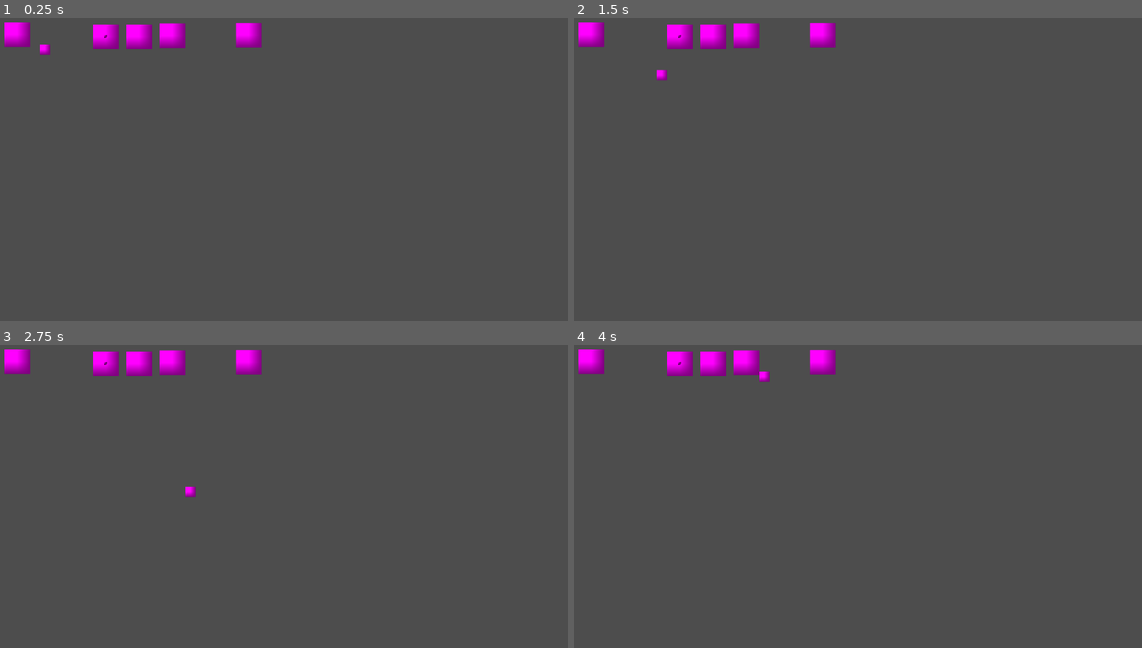
Above: before the commit, frames 1-4 (two rows, left to right).
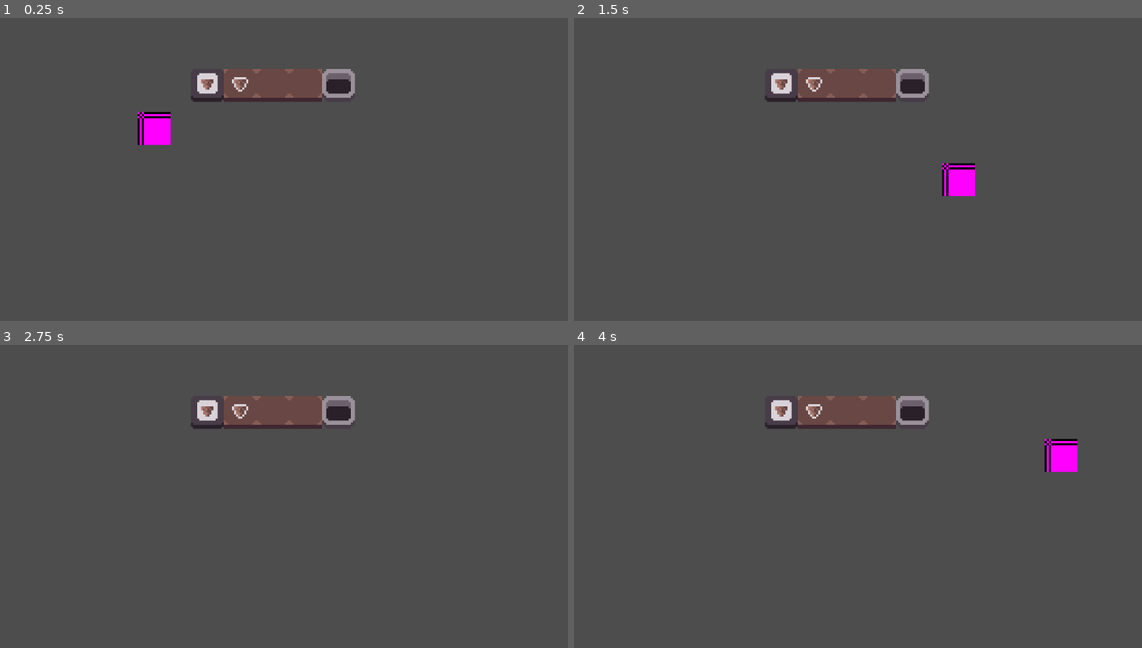
Above: after the commit, the same moments.

Repository: ToBinio/ice-truck
Game: Godot game, scene res://main.tscn
Same seed, same stepped clock (60 frames per second), same inputs: the game is played once before the commit and once after it.
Inputs:
- Up to frame 1 (0.25 s): no input
- Up to frame 2 (1.5 s): tap Enter at 0.5 s; hold Right (right) 0.53-1.28 s; hold E (interact) 0.53-1.28 s; hold Down (down) from 1.28 s (still down); tap E (interact) at 1.35 s
- Up to frame 3 (2.75 s): release Down (down) at 2.03 s; hold Right (right) from 2.03 s (still down); hold E (interact) from 2.03 s (still down)
- Up to frame 4 (4 s): release Right (right) at 2.78 s; release E (interact) at 2.78 s; hold Up (up) 2.78-3.53 s; tap E (interact) at 2.85 s; hold Left (left) from 3.53 s (still down); hold E (interact) from 3.53 s (still down)

The runs differ from the first frame. In frame 1, 5.2% of the frame differs, in the area x 0-63%, y 1-42%; in frame 2, 5.2%; in frame 3, 4.6%; in frame 4, 5.2%.

Commit message:
basic textures

Diff:
--- a/Interactables/Interactable.tscn
+++ b/Interactables/Interactable.tscn
@@ -3,15 +3,15 @@
 [ext_resource type="Script" uid="uid://clpjnytcxurqt" path="res://Interactables/interactable.gd" id="1_nuwr0"]
 
 [sub_resource type="PlaceholderTexture2D" id="PlaceholderTexture2D_nuwr0"]
+size = Vector2(16, 16)
 
 [sub_resource type="RectangleShape2D" id="RectangleShape2D_78h5l"]
-size = Vector2(50, 50)
+size = Vector2(16, 16)
 
 [node name="Interactable" type="StaticBody2D"]
 script = ExtResource("1_nuwr0")
 
 [node name="Sprite2D" type="Sprite2D" parent="."]
-scale = Vector2(50.7224, 48.3321)
 texture = SubResource("PlaceholderTexture2D_nuwr0")
 
 [node name="CollisionShape2D" type="CollisionShape2D" parent="."]
--- a/Interactables/Spawner/Spawner.tscn
+++ b/Interactables/Spawner/Spawner.tscn
@@ -1,8 +1,18 @@
-[gd_scene load_steps=3 format=3 uid="uid://cpyehnysyejpv"]
+[gd_scene load_steps=5 format=3 uid="uid://cpyehnysyejpv"]
 
 [ext_resource type="PackedScene" uid="uid://ck4hakxpc68dk" path="res://Interactables/Interactable.tscn" id="1_7guo8"]
 [ext_resource type="Script" uid="uid://dk7x2y0fbumee" path="res://Interactables/Spawner/spawner.gd" id="2_d22e4"]
+[ext_resource type="Texture2D" uid="uid://r54l8puixg7m" path="res://Interactables/Spawner/spawner.png" id="3_7aaii"]
+[ext_resource type="Texture2D" uid="uid://be1o7dkscsijk" path="res://Items/Ingredient/Ingredients/Cone/cone.png" id="3_emw8u"]
 
 [node name="Interactable" instance=ExtResource("1_7guo8")]
 script = ExtResource("2_d22e4")
-item = null
+ingredient = null
+
+[node name="Sprite2D" parent="." index="0"]
+texture = ExtResource("3_7aaii")
+
+[node name="Ingredient" type="Sprite2D" parent="." index="2"]
+unique_name_in_owner = true
+position = Vector2(0, -1)
+texture = ExtResource("3_emw8u")
--- a/Interactables/Spawner/spawner.gd
+++ b/Interactables/Spawner/spawner.gd
@@ -1,7 +1,16 @@
 extends Interactable
 
-@export var item: ItemResource
+@export var ingredient: Ingredient
+@onready var ingredient_sprite: Sprite2D = %Ingredient
+
+func _ready() -> void:
+	ingredient_sprite.texture = ingredient.texture
 
 func interact(player: Player):
-	if not player.item:
-		player.item = item
+	if player.item:
+		return
+
+	var item = ItemResource.new()
+	item.ingredients.push_back(ingredient)
+
+	player.item = item
--- a/Interactables/Table/Table.tscn
+++ b/Interactables/Table/Table.tscn
@@ -1,8 +1,9 @@
-[gd_scene load_steps=4 format=3 uid="uid://cjpqguam1rh2i"]
+[gd_scene load_steps=5 format=3 uid="uid://cjpqguam1rh2i"]
 
 [ext_resource type="Script" uid="uid://bqpiq8ajqdrhi" path="res://Interactables/Table/table.gd" id="1_0lgxk"]
 [ext_resource type="PackedScene" uid="uid://ck4hakxpc68dk" path="res://Interactables/Interactable.tscn" id="1_4461c"]
 [ext_resource type="PackedScene" uid="uid://bgem4m2tr8uk0" path="res://Items/Holdable/ItemHoldable.tscn" id="3_mx5ah"]
+[ext_resource type="Texture2D" uid="uid://ca5t015nrq6l0" path="res://Interactables/Table/table.png" id="4_yb6yu"]
 
 [node name="Interactable" instance=ExtResource("1_4461c")]
 script = ExtResource("1_0lgxk")
@@ -10,3 +11,7 @@
 
 [node name="ItemHoldable" parent="." index="0" instance=ExtResource("3_mx5ah")]
 unique_name_in_owner = true
+position = Vector2(0, -1)
+
+[node name="Sprite2D" parent="." index="1"]
+texture = ExtResource("4_yb6yu")
--- a/Interactables/Trash/Trash.tscn
+++ b/Interactables/Trash/Trash.tscn
@@ -1,7 +1,11 @@
-[gd_scene load_steps=3 format=3 uid="uid://dtjflmog6ee8h"]
+[gd_scene load_steps=4 format=3 uid="uid://dtjflmog6ee8h"]
 
 [ext_resource type="PackedScene" uid="uid://ck4hakxpc68dk" path="res://Interactables/Interactable.tscn" id="1_da31b"]
 [ext_resource type="Script" uid="uid://dounxss4hss5f" path="res://Interactables/Trash/trash.gd" id="2_gh8ng"]
+[ext_resource type="Texture2D" uid="uid://bixkwd5mv01v6" path="res://Interactables/Trash/trash.png" id="3_jxmfd"]
 
 [node name="Interactable" instance=ExtResource("1_da31b")]
 script = ExtResource("2_gh8ng")
+
+[node name="Sprite2D" parent="." index="0"]
+texture = ExtResource("3_jxmfd")
--- a/Items/Holdable/item_holdable.gd
+++ b/Items/Holdable/item_holdable.gd
@@ -9,7 +9,9 @@
 			_item_node.free()
 
 		if item:
-			var scene = item.SCENE.instantiate() as Node
+			var scene = item.SCENE.instantiate() as Item
+			scene.resource = item
+
 			_item_node = scene
 			add_child(scene)
 
--- /dev/null
+++ b/Items/Ingredient/Ingredients/Cone/cone.tres
@@ -0,0 +1,10 @@
+[gd_resource type="Resource" script_class="Ingredient" load_steps=3 format=3 uid="uid://b4eeu8gem8aqi"]
+
+[ext_resource type="Script" uid="uid://btad234b4ron5" path="res://Items/Ingredient/ingredient.gd" id="1_q7cu6"]
+[ext_resource type="Texture2D" uid="uid://be1o7dkscsijk" path="res://Items/Ingredient/Ingredients/Cone/cone.png" id="2_yc4w3"]
+
+[resource]
+script = ExtResource("1_q7cu6")
+name = "Cone"
+texture = ExtResource("2_yc4w3")
+metadata/_custom_type_script = "uid://btad234b4ron5"
--- a/Items/Ingredient/Ingredients/cone.tres
+++ /dev/null
@@ -1,7 +0,0 @@
-[gd_resource type="Resource" script_class="Ingredient" load_steps=2 format=3 uid="uid://b4eeu8gem8aqi"]
-
-[ext_resource type="Script" uid="uid://btad234b4ron5" path="res://Items/Ingredient/ingredient.gd" id="1_j5xv3"]
-
-[resource]
-script = ExtResource("1_j5xv3")
-metadata/_custom_type_script = "uid://btad234b4ron5"
--- a/Items/Ingredient/ingredient.gd
+++ b/Items/Ingredient/ingredient.gd
@@ -1,2 +1,5 @@
 extends Resource
 class_name Ingredient
+
+@export var name: String
+@export var texture: Texture
--- a/Items/Item.tscn
+++ b/Items/Item.tscn
@@ -10,4 +10,5 @@
 script = ExtResource("1_pwpfw")
 
 [node name="Sprite2D" type="Sprite2D" parent="."]
+unique_name_in_owner = true
 texture = SubResource("PlaceholderTexture2D_38ins")
--- a/Items/item.gd
+++ b/Items/item.gd
@@ -1,4 +1,10 @@
 extends Node2D
 class_name Item
 
+@onready var sprite_2d: Sprite2D = %Sprite2D
+
 @export var resource: ItemResource
+
+func _ready() -> void:
+	if(resource and resource.ingredients[0]):
+		sprite_2d.texture = resource.ingredients[0].texture
--- a/Items/item_resource.gd
+++ b/Items/item_resource.gd
@@ -1,6 +1,6 @@
 extends Resource
 class_name ItemResource
 
-@export var ingredients: Array[Ingredient]
+@export var ingredients: Array[Ingredient] = []
 
 const SCENE = preload("res://Items/Item.tscn")
--- a/main.tscn
+++ b/main.tscn
@@ -1,10 +1,10 @@
-[gd_scene load_steps=10 format=3 uid="uid://cn1syn1671361"]
+[gd_scene load_steps=9 format=3 uid="uid://cn1syn1671361"]
 
 [ext_resource type="PackedScene" uid="uid://767e7mgf23rr" path="res://player/player.tscn" id="1_ig7tw"]
 [ext_resource type="PackedScene" uid="uid://cjpqguam1rh2i" path="res://Interactables/Table/Table.tscn" id="2_0xm2m"]
 [ext_resource type="Script" uid="uid://btad234b4ron5" path="res://Items/Ingredient/ingredient.gd" id="3_1bvp3"]
 [ext_resource type="Script" uid="uid://bipvtd5t5b2mo" path="res://Items/item_resource.gd" id="3_h2yge"]
-[ext_resource type="Resource" uid="uid://b4eeu8gem8aqi" path="res://Items/Ingredient/Ingredients/cone.tres" id="4_lquwl"]
+[ext_resource type="Resource" uid="uid://b4eeu8gem8aqi" path="res://Items/Ingredient/Ingredients/Cone/cone.tres" id="4_lquwl"]
 [ext_resource type="PackedScene" uid="uid://dtjflmog6ee8h" path="res://Interactables/Trash/Trash.tscn" id="6_7mycd"]
 [ext_resource type="PackedScene" uid="uid://cpyehnysyejpv" path="res://Interactables/Spawner/Spawner.tscn" id="7_272bh"]
 
@@ -13,29 +13,27 @@
 ingredients = Array[ExtResource("3_1bvp3")]([ExtResource("4_lquwl")])
 metadata/_custom_type_script = "uid://bipvtd5t5b2mo"
 
-[sub_resource type="Resource" id="Resource_272bh"]
-script = ExtResource("3_h2yge")
-ingredients = Array[ExtResource("3_1bvp3")]([])
-metadata/_custom_type_script = "uid://bipvtd5t5b2mo"
-
 [node name="Node2D" type="Node2D"]
 
 [node name="Player" parent="." instance=ExtResource("1_ig7tw")]
-position = Vector2(131, 118)
+position = Vector2(-58, -13)
 
 [node name="Table2" parent="." instance=ExtResource("2_0xm2m")]
-position = Vector2(315, 93)
+position = Vector2(0, -34)
 
 [node name="Table3" parent="." instance=ExtResource("2_0xm2m")]
-position = Vector2(380, 91)
+position = Vector2(16, -34)
 
 [node name="Table" parent="." instance=ExtResource("2_0xm2m")]
-position = Vector2(250, 93)
+position = Vector2(-16, -34)
 item = SubResource("Resource_1bvp3")
 
 [node name="Trash" parent="." instance=ExtResource("6_7mycd")]
-position = Vector2(529, 90)
+position = Vector2(32, -34)
 
 [node name="Spawner" parent="." instance=ExtResource("7_272bh")]
-position = Vector2(77, 89)
-item = SubResource("Resource_272bh")
+position = Vector2(-32, -34)
+ingredient = ExtResource("4_lquwl")
+
+[node name="Camera2D" type="Camera2D" parent="."]
+zoom = Vector2(4, 4)
--- a/player/player.tscn
+++ b/player/player.tscn
@@ -4,15 +4,17 @@
 [ext_resource type="PackedScene" uid="uid://bgem4m2tr8uk0" path="res://Items/Holdable/ItemHoldable.tscn" id="2_rkbax"]
 
 [sub_resource type="PlaceholderTexture2D" id="PlaceholderTexture2D_sh265"]
+size = Vector2(16, 16)
 
 [sub_resource type="CircleShape2D" id="CircleShape2D_sh265"]
+radius = 8.0
 
 [node name="Player" type="CharacterBody2D"]
 script = ExtResource("1_oul6g")
+speed = 150.0
 
 [node name="Sprite2D" type="Sprite2D" parent="."]
 position = Vector2(-2.38419e-07, 0)
-scale = Vector2(20, 20)
 texture = SubResource("PlaceholderTexture2D_sh265")
 
 [node name="CollisionShape2D" type="CollisionShape2D" parent="."]
@@ -23,8 +25,8 @@
 
 [node name="ItemHoldable" parent="Rotated" instance=ExtResource("2_rkbax")]
 unique_name_in_owner = true
-position = Vector2(14, 0)
+position = Vector2(13, 0)
 
 [node name="RayCast2D" type="RayCast2D" parent="Rotated"]
 unique_name_in_owner = true
-target_position = Vector2(45, 0)
+target_position = Vector2(25, 0)
--- a/project.godot
+++ b/project.godot
@@ -50,5 +50,6 @@
 
 [rendering]
 
+textures/canvas_textures/default_texture_filter=0
 renderer/rendering_method="gl_compatibility"
 renderer/rendering_method.mobile="gl_compatibility"
Binary file added: Interactables/Spawner/spawner.aseprite
Binary file added: Interactables/Spawner/spawner.png
Not shown, added: Interactables/Spawner/spawner.png.import
Binary file added: Interactables/Table/table.ase
Binary file added: Interactables/Table/table.png
Not shown, added: Interactables/Table/table.png.import
Binary file added: Interactables/Trash/trash.aseprite
Binary file added: Interactables/Trash/trash.png
Not shown, added: Interactables/Trash/trash.png.import
Binary file added: Items/Ingredient/Ingredients/Cone/cone.aseprite
Binary file added: Items/Ingredient/Ingredients/Cone/cone.png
Not shown, added: Items/Ingredient/Ingredients/Cone/cone.png.import
(and 1 more such lines)
